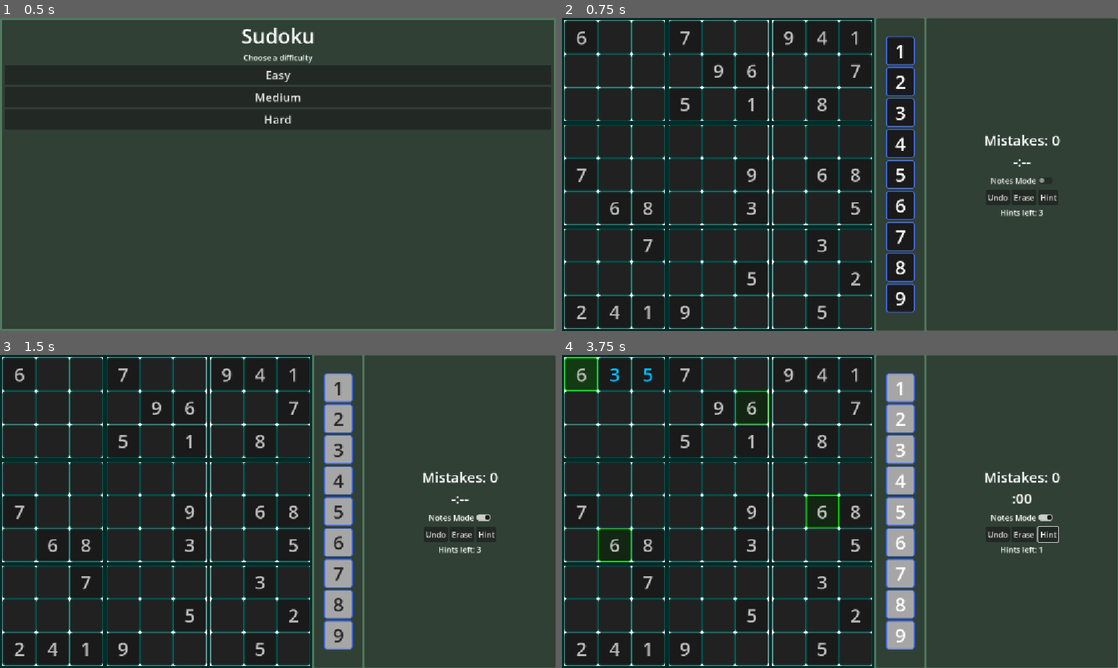
Above: before the commit, frames 1-4 (two rows, left to right).
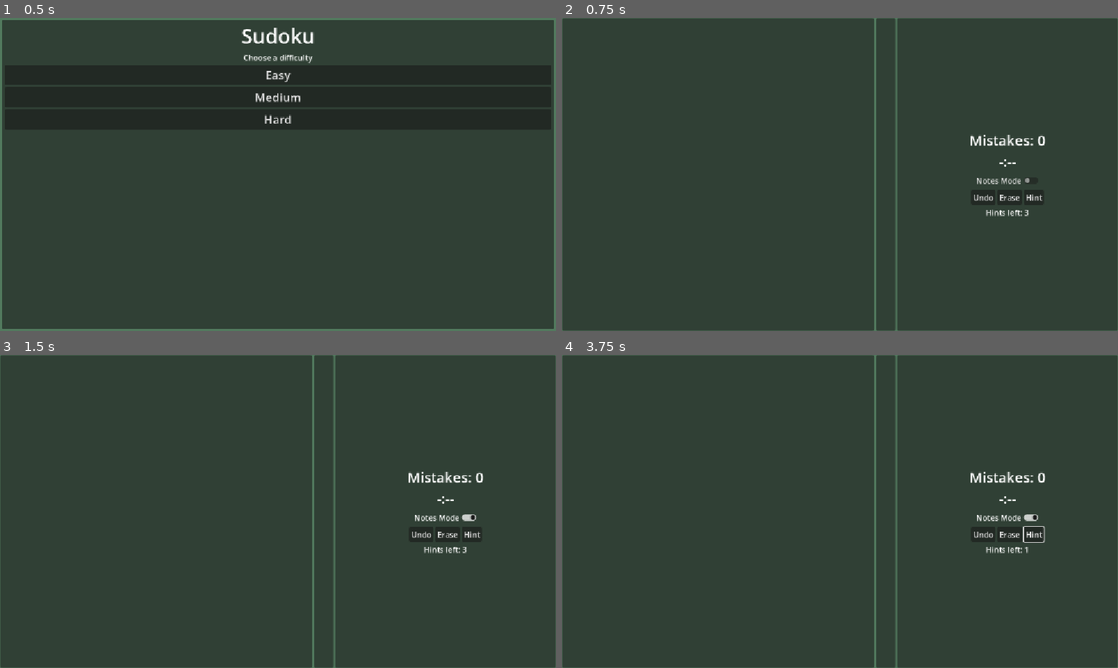
Above: after the commit, the same moments.

Repository: ignacio-w/sudoku
Game: Godot game, scene res://scenes/ui/main_menu.tscn
The game is run twice, just before and just after one commit, with the same random seed, the same clock (stepped at 60 frames per second) and the same inputs.
Inputs (mouse positions are in pixels of both pictures, inside the frame that each line leads up to):
- Up to frame 1 (0.5 s): no input
- Up to frame 2 (0.75 s): click "Medium" at 0.5 s
- Up to frame 3 (1.5 s): click "Notes Mode" at 1.25 s
- Up to frame 4 (3.75 s): click "Undo" at 2 s; click "Hint" at 2.75 s; tap Enter at 3.5 s; move the mouse to (578, 373) at 3.52 s; hold Right (ui_right) from 3.53 s (still down); click (578, 373) at 3.67 s

Frame 1 is identical in both runs. In frame 2, 61% of the frame differs, in the area x 0-90%, y 0-100%; in frame 3, 61%; in frame 4, 62%.
Error after the commit: Invalid access to property or key 'player_board' on a base object of type 'Nil'. (res://scenes/game.gd:185)

Commit message:
Add PuzzlePool and async puzzle generation
- Introduced a PuzzlePool autoload to pre-generate Sudoku puzzles on background threads.
- Wired PuzzlePool into project.godot and started refills from the main menu.
- Updated game.gd to await puzzles from the pool.
- Improved SudokuGenerator: try multiple solution boards, increase attempt limits, and richer logging.
- Small tweaks: added difficulty fields to SudokuPuzzle, adjusted pause menu behavior/text, and added minor clarifications in sudoku_rules comments.

Diff:
--- a/project.godot
+++ b/project.godot
@@ -23,6 +23,7 @@
 
 GameEvents="*uid://1wm2ll8q38d0"
 GameManager="*uid://c7ke7pqoh7mkd"
+PuzzlePool="*uid://deowb44ire2vr"
 
 [display]
 
--- a/scenes/game.gd
+++ b/scenes/game.gd
@@ -18,13 +18,16 @@
 	GameEvents.hint_requested.connect(_on_hint_requested)
 	GameEvents.erase_requested.connect(_on_erase_requested)
 
-	puzzle = SudokuGenerator.new().generate(GameManager.cur_difficulty)
+	# TODO: have loading screen appear or indication of puzzle generation
+	# make sure user can't pause/do anything if awaiting puzzle
+	puzzle = await PuzzlePool.get_puzzle_async(GameManager.cur_difficulty)
+
 	await game_ui.setup(puzzle.player_board)
 	game_ui.num_input_requested.connect(_on_num_input_request)
 
 
 func _unhandled_input(event: InputEvent) -> void:
-	if event.is_action_pressed("pause") and not puzzle.is_complete():
+	if event.is_action_pressed("pause") and puzzle != null and not puzzle.is_complete():
 		add_child(PAUSE_MENU.instantiate())
 
 
--- a/scenes/ui/main_menu.gd
+++ b/scenes/ui/main_menu.gd
@@ -9,7 +9,9 @@
 
 # Called when the node enters the scene tree for the first time.
 func _ready() -> void:
-	pass # Replace with function body.
+	# Start generating puzzles in the background
+	for difficulty in SudokuGenerator.Difficulty.values():
+		PuzzlePool.request_refill(difficulty)
 
 
 func _on_easy_pressed() -> void:
@@ -29,5 +31,7 @@
 
 
 func start_game(difficulty: SudokuGenerator.Difficulty) -> void:
+	# use later when implementing loading screen
+	#GameManager.pending_puzzle = PuzzlePool.take_puzzle(difficulty)
 	GameManager.cur_difficulty = difficulty
 	get_tree().change_scene_to_packed(GAME_SCENE)
--- a/scenes/ui/pause_menu.gd
+++ b/scenes/ui/pause_menu.gd
@@ -1,6 +1,7 @@
 extends CanvasLayer
 
 @onready var time: Label = %Time
+
 
 func _ready() -> void:
 	process_mode = Node.PROCESS_MODE_ALWAYS
@@ -23,4 +24,5 @@
 
 
 func _on_quit_button_pressed() -> void:
-	get_tree().quit(0)
+	get_tree().paused = false
+	get_tree().change_scene_to_file("res://scenes/ui/main_menu.tscn")
--- a/scenes/ui/pause_menu.tscn
+++ b/scenes/ui/pause_menu.tscn
@@ -64,7 +64,7 @@
 [node name="QuitButton" type="Button" parent="PanelContainer/MarginContainer/VBoxContainer" unique_id=1347575667]
 layout_mode = 2
 theme_override_font_sizes/font_size = 32
-text = "Quit Game"
+text = "Quit to Menu"
 
 [connection signal="pressed" from="PanelContainer/MarginContainer/VBoxContainer/ContinueButton" to="." method="_on_continue_button_pressed"]
 [connection signal="pressed" from="PanelContainer/MarginContainer/VBoxContainer/QuitButton" to="." method="_on_quit_button_pressed"]
--- a/scripts/autoload/game_manager.gd
+++ b/scripts/autoload/game_manager.gd
@@ -1,6 +1,7 @@
 extends Node
 
 var cur_difficulty: SudokuGenerator.Difficulty
+var pending_puzzle: SudokuPuzzle # for future use (loading screen)
 
 # Settings
 var visual_guides: bool = true ## Number & note highlighing
--- /dev/null
+++ b/scripts/autoload/puzzle_pool.gd
@@ -0,0 +1,78 @@
+extends Node
+
+signal puzzle_generated(difficulty: SudokuGenerator.Difficulty)
+
+var _pools: Dictionary[SudokuGenerator.Difficulty, Array]= { # holds puzzles per difficulty
+	SudokuGenerator.Difficulty.EASY: [],
+	SudokuGenerator.Difficulty.MEDIUM: [],
+	SudokuGenerator.Difficulty.HARD: [],
+}
+
+var _pool_target := 2  # how many puzzles to keep ready per difficulty
+var _generating := {}  # tracks in-flight threads per difficulty, avoids double-generating
+
+
+## Method to obtain a pre-generated SudokuPuzzle. Returns null if no puzzles of the given difficulty
+## are immediately available.
+func take_puzzle(difficulty: SudokuGenerator.Difficulty) -> SudokuPuzzle:
+	var puzzle: SudokuPuzzle = _pools[difficulty].pop_front() if not _pools[difficulty].is_empty() else null
+	_refill(difficulty)  # top the pool back up, regardless of whether we had one ready
+	return puzzle  # null means the caller needs to show the loading screen and generate synchronously-on-thread
+
+
+## Method to obtain a SudokuPuzzle. If one is available, returns the available
+## one and generates more to refill the pool on a separate thread. If one is not available,
+## waits for a puzzle with the correct difficulty to be generated and returns it once finished.
+func get_puzzle_async(difficulty: SudokuGenerator.Difficulty) -> SudokuPuzzle:
+	if not _pools[difficulty].is_empty():
+		var puzzle: SudokuPuzzle = _pools[difficulty].pop_front()
+		_refill(difficulty)
+		return puzzle
+
+	# Pool's empty - make sure generation is happening, then wait for it.
+	_refill(difficulty)
+	while _pools[difficulty].is_empty():
+		var ready_difficulty = await puzzle_generated
+		# if refill has been called more than once somewhere else, another
+		# difficulty may be ready first so ignore it
+		if ready_difficulty != difficulty:
+			continue
+
+	# Return generated puzzle
+	var puzzle: SudokuPuzzle = _pools[difficulty].pop_front()
+	_refill(difficulty)
+	return puzzle
+
+
+## Calls the internal _refill() function.
+func request_refill(difficulty: SudokuGenerator.Difficulty) -> void:
+	_refill(difficulty)
+
+
+## Generates SudokuPuzzles for the given difficulty on a separate thread until the number of puzzles
+## specified in _pool_target has been reached. If no more puzzles need to be generated, no action
+## will  occur. If a puzzle of the given difficulty is already attempting to generate, a new
+## one will not start until the current one finishes.
+func _refill(difficulty: SudokuGenerator.Difficulty) -> void:
+	if _pools[difficulty].size() >= _pool_target or _generating.get(difficulty, false):
+		return
+	_generating[difficulty] = true
+	var thread := Thread.new()
+	thread.start(_generate_for_pool.bind(difficulty, thread))
+
+
+## Calls the method to generate a Sudoku Puzzle with a given difficulty on the given thread, then
+## calls _on_pool_puzzle_ready() on the main thread using call_deffered().
+func _generate_for_pool(difficulty: SudokuGenerator.Difficulty, thread: Thread) -> void:
+	var puzzle := SudokuGenerator.new().generate(difficulty)
+	_on_pool_puzzle_ready.call_deferred(difficulty, puzzle, thread) # calls on main thread
+
+
+## Waits until a puzzle has finished generating and updates all internal properties. Should not be
+## used outside of this script.
+func _on_pool_puzzle_ready(difficulty: SudokuGenerator.Difficulty, puzzle: SudokuPuzzle, thread: Thread) -> void:
+	thread.wait_to_finish()
+	_pools[difficulty].append(puzzle)
+	_generating[difficulty] = false
+	puzzle_generated.emit(difficulty)
+	_refill(difficulty)  # keep going until the pool's actually full
--- a/scripts/sudoku/sudoku_generator.gd
+++ b/scripts/sudoku/sudoku_generator.gd
@@ -57,33 +57,38 @@
 ## TODO: Medium/hard difficulty takes a while to generate. Improve generation
 ## speed.
 func generate(difficulty: Difficulty = Difficulty.EASY) -> SudokuPuzzle:
-	# 1. Create a solution board once
-	var solution_board := _build_solution_board()
 	var min_tier := _min_tier_for(difficulty)
-	var max_attempts := 25
-	#var _successes := 0
+	var max_solution_attempts := 3 # how many different solution boards to try
+	var max_attempts := 50 # how many removal attempts to try per board
 	var _time = 0
 
 	var puzzle: SudokuPuzzle
-	for attempt in range(max_attempts):
-		# 2. Remove clues in an attempt to create a puzzle that meets difficulty
-		# criteria
-		var init_time := Time.get_ticks_msec()
+	# Create a new solution board up to max_solution_attempts if hard board couldn't be generated
+	for solution_attempt in range(max_solution_attempts):
+		var solution_board := _build_solution_board()
 
-		puzzle = _attempt_create_puzzle(solution_board, difficulty)
-		var tier := rater.rate(puzzle.player_board)
-		_time += Time.get_ticks_msec() - init_time
-		print("Took %dms to generate a puzzle #%d." % [Time.get_ticks_msec() - init_time, attempt])
-		if tier >= min_tier:
-			print("Reached min target on attempt %d" % (attempt + 1))
-			#_successes += 1
-			print("Avg time per puzzle gen: %f" % ((_time / float(max_attempts)) / 1000.0))
-			print("Total time elapsed: %.3fs" % (_time / 1000.0))
-			return puzzle
-		print()
+		# Attempt to remove clues to create a puzzle up to max_attempts times
+		for attempt in range(max_attempts):
+			var _init_time := Time.get_ticks_msec()
 
-	print("Total time elapsed: %.3fs" % (_time / 1000.0))
-	push_warning("Couldn't reach minimum difficuly after %d attempts; returning last attempt." % max_attempts)
+			puzzle = _attempt_create_puzzle(solution_board, difficulty)
+			var tier := rater.rate(puzzle.player_board)
+
+			_time += Time.get_ticks_msec() - _init_time
+			print("Took %dms to generate a puzzle #%d." % [Time.get_ticks_msec() - _init_time, attempt])
+
+			# Puzzle meets difficulty criteria; finished
+			if tier >= min_tier:
+				print("\nReached min target on attempt %d" % (attempt + 1))
+				#_successes += 1
+				print("Avg time per puzzle gen: %f" % ((_time / float(max_attempts)) / 1000.0))
+				print("Total time elapsed: %.3fs\n\n" % (_time / 1000.0))
+				return puzzle
+			print()
+
+	# Puzzle failed to meet difficulty criteria, return last puzzle generated
+	print("Total time elapsed: %.2fs" % (_time / 1000.0))
+	push_warning("Couldn't reach minimum difficuly after %d attempts; returning last attempt." % (max_attempts * max_solution_attempts))
 	return puzzle
 
 
@@ -133,14 +138,13 @@
 	var failures := 0
 	var actual_max_tier_used := SudokuDifficultyRater.Tier.SINGLES # for testing
 	for cell in cells:
-		var row = cell.x
-		var col = cell.y
-		var solution_value = board[row][col]
-
 		# Stop removing clues if # min clues has been reached, regardless of
 		# technique tier
 		if clues <= min_clues:
 			break
+		var row = cell.x
+		var col = cell.y
+		var solution_value = board[row][col]
 
 		# Remove clue; perform checks
 		board[row][col] = 0
--- a/scripts/sudoku/sudoku_puzzle.gd
+++ b/scripts/sudoku/sudoku_puzzle.gd
@@ -5,6 +5,9 @@
 var solution_board: Array[Array] ## The end goal of the player's board.
 var mistakes: int = 0 ## The number of mistakes the player has made.
 
+# TODO: add puzzle stats :)
+var difficulty
+var max_technique_tier
 
 ## Places num at the given position and clears any notes there, since a
 ## filled cell can't also hold pencil marks. This is the ONLY place
--- a/scripts/sudoku/sudoku_rules.gd
+++ b/scripts/sudoku/sudoku_rules.gd
@@ -51,9 +51,10 @@
 		for col in range(9):
 			if sudoku_board[row][col] != 0:
 				continue
+			# Get # of candidates for pos
 			var count: int = get_candidates(sudoku_board, Vector2i(row, col)).size()
 			if count == 0:
-				return Vector2i(row, col)  # dead end — bail out immediately
+				return Vector2i(row, col)  # can't be more constrained than 0 candidates
 			if count < best_count:
 				best_count = count
 				best_pos = Vector2i(row, col)
@@ -90,8 +91,8 @@
 
 ### Returns a list of all numbers that could still legally be placed at the given
 ### position (candidates). Fills in numerical order (eg. [1, 4, 7]; never [4, 7, 1]).
-### A filled cell does not have any candidates. Uses bitmasks to do this,
-## optimizing for speed.
+### A filled cell does not have any candidates. Uses bitmasks to do this, to
+## increase speed.
 static func get_candidates(board: Array[Array], pos: Vector2i) -> Array[int]:
 	var row := pos.x
 	var col := pos.y
Not shown, added: scripts/autoload/puzzle_pool.gd.uid
